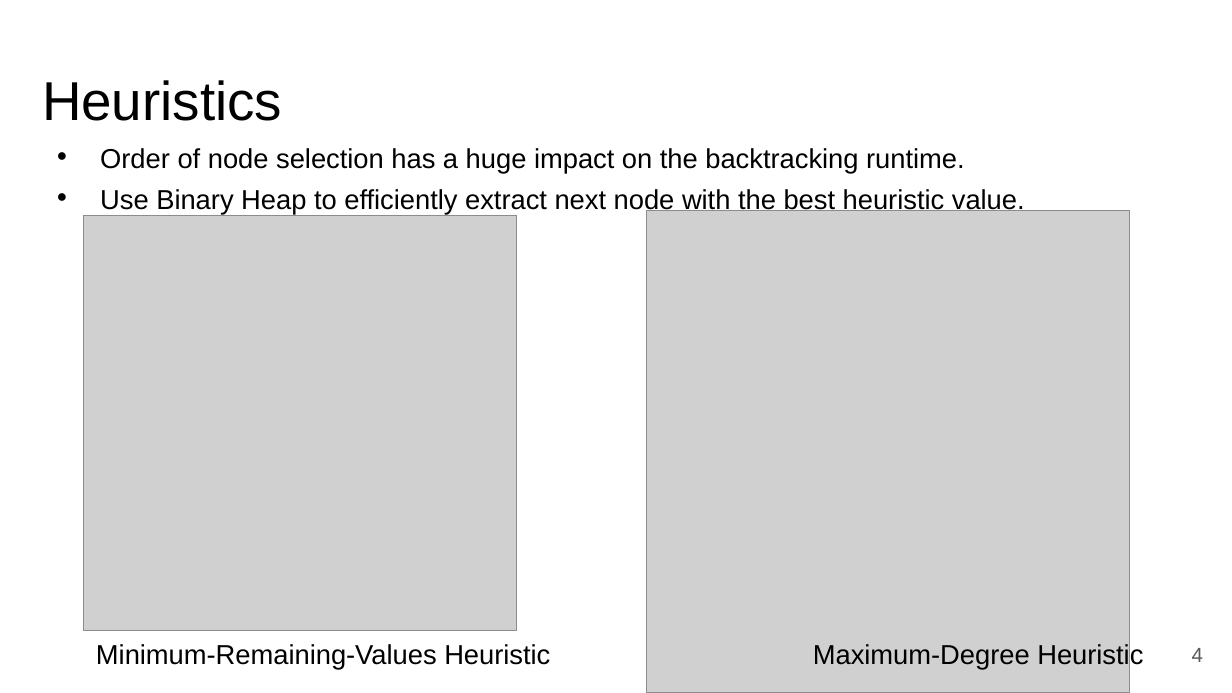
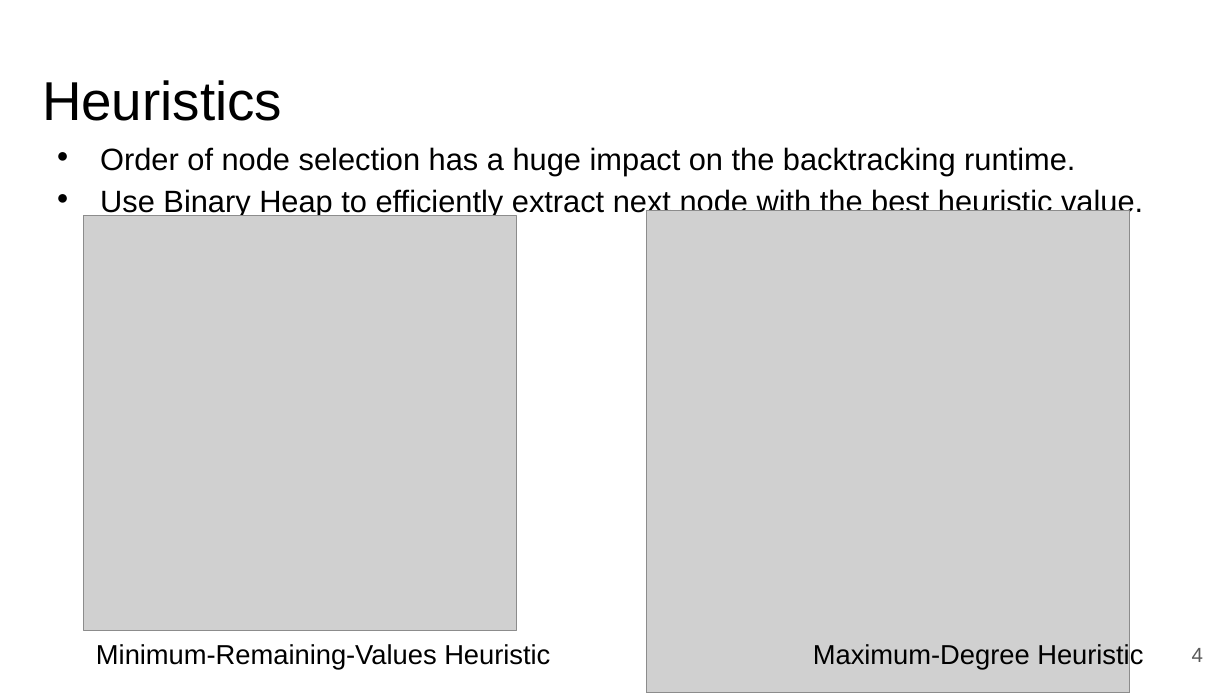
Before and after one commit to proskur1n/3color-forth, a slide deck: slide 4 of presentations/ss2.odp. Drawn at 1232x693 pixels with LibreOffice and Linux fonts; fonts in the diff are those of the drawing; grey boxes stand for pictures. Boxes give left, top, right and bottom in pixels: in the first picture for what was removed or moved away, otherwise in the second. Text is boxed around its words. In the diff, an @@ line names an element or a change of style, - is before the commit and + after.

```diff
--- a/presentations/ss2.odp
+++ b/presentations/ss2.odp
@@ text "Order of node selection has ..." at (100, 147, 1143, 218): size 16 to 18 pt @@
```
Also in this commit, not shown: 1 other slide changed, 1 slide added.
